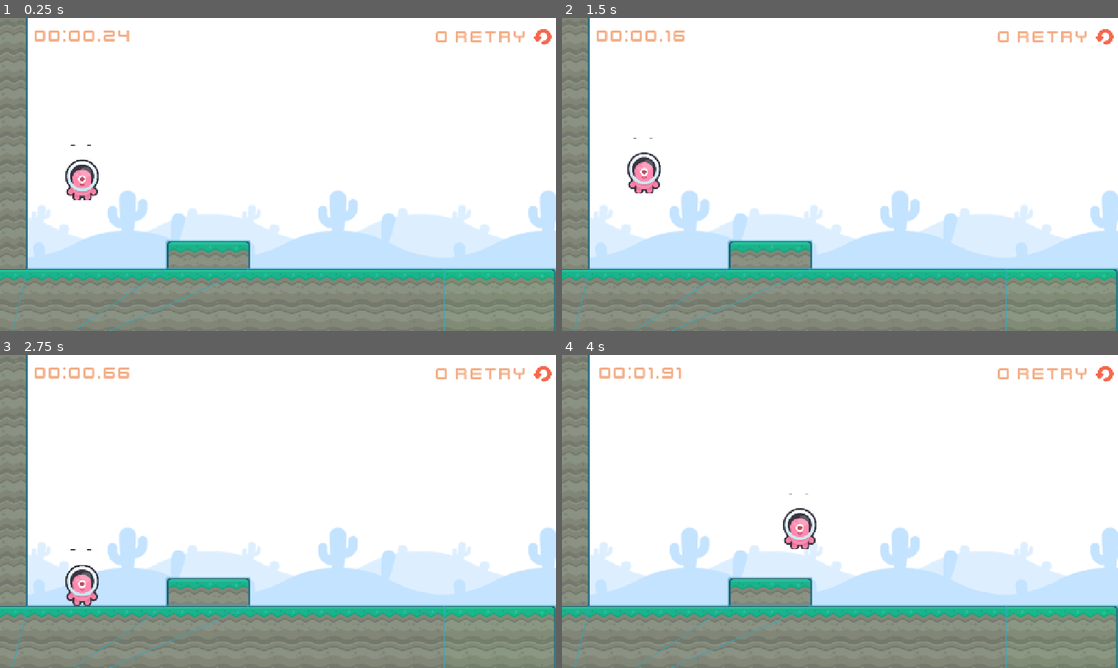
Above: before the commit, frames 1-4 (two rows, left to right).
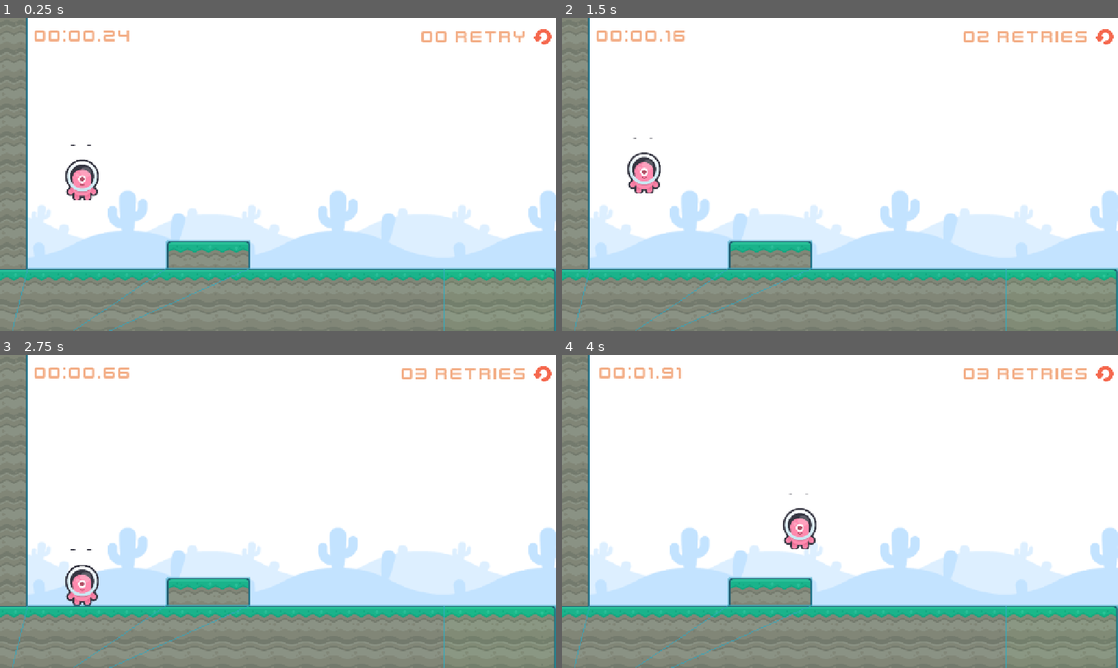
Above: after the commit, the same moments.

Repository: oxeron/alien-scale-protocol
Game: Godot game, scene res://level1.tscn
Two runs of this game, one before a commit and one after it. Both use one fixed random seed, a clock stepped at 60 frames per second and the inputs below.
Inputs (mouse positions are in pixels of both pictures, inside the frame that each line leads up to):
- Up to frame 1 (0.25 s): no input
- Up to frame 2 (1.5 s): click (1106, 36) at 0.5 s; click (1106, 36) at 1.25 s
- Up to frame 3 (2.75 s): click (544, 373) at 2 s
- Up to frame 4 (4 s): tap Enter (ui_accept) at 2.75, 3.02, 3.77 s; hold Right (ui_right) from 2.78 s (still down)

The runs differ from the first frame. In frame 1, less than 0.1% of the frame differs, in the area x 75-81%, y 4-8%; in frame 2, 0.4%; in frame 3, 0.4%, in the area x 72-95%, y 4-8%; in frame 4, 0.4%.

Commit message:
Retry counter survives game restart

Diff:
--- /dev/null
+++ b/game_state.gd
@@ -0,0 +1,7 @@
+extends Node
+
+var retry_count: int = 0
+var elapsed_time: float = 0.0
+
+func register_retry() -> void:
+	retry_count += 1
--- a/level.gd
+++ b/level.gd
@@ -6,11 +6,11 @@
 
 var elapsed_time: float = 0.0
 var is_chrono_running: bool = true
-var retry_count: int = 0
 
 # Called when the node enters the scene tree for the first time.
 func _ready() -> void:
-	pass
+	elapsed_time = 0.0
+	update_retry_label()
 
 # Called every frame. 'delta' is the elapsed time since the previous frame.
 func _physics_process(delta: float) -> void:
@@ -27,7 +27,11 @@
 
 
 func _on_retry_button_pressed() -> void:
+	print(GameState.retry_count)
+	GameState.register_retry()
 	get_tree().reload_current_scene()
-	elapsed_time = 0.0
-	retry_count += 1
-	retries.text = "%02d Retry" % [retry_count]
+	print(GameState.retry_count)
+
+
+func update_retry_label() -> void:
+	retries.text = "%02d Retry" % [GameState.retry_count] if GameState.retry_count <= 1 else "%02d Retries" % [GameState.retry_count]
--- a/level1.tscn
+++ b/level1.tscn
@@ -628,7 +628,7 @@
 horizontal_alignment = 2
 
 [node name="Retries" type="Label" parent="HUD" unique_id=1444943565]
-offset_left = 973.0
+offset_left = 921.0
 offset_top = 21.0
 offset_right = 1216.0
 offset_bottom = 96.0
--- a/project.godot
+++ b/project.godot
@@ -18,6 +18,10 @@
 [audio]
 
 buses/default_bus_layout="uid://b8wr0hwoqop4v"
+
+[autoload]
+
+GameState="*uid://mbsbfuy2h3iq"
 
 [display]
 
Not shown, added: game_state.gd.uid
